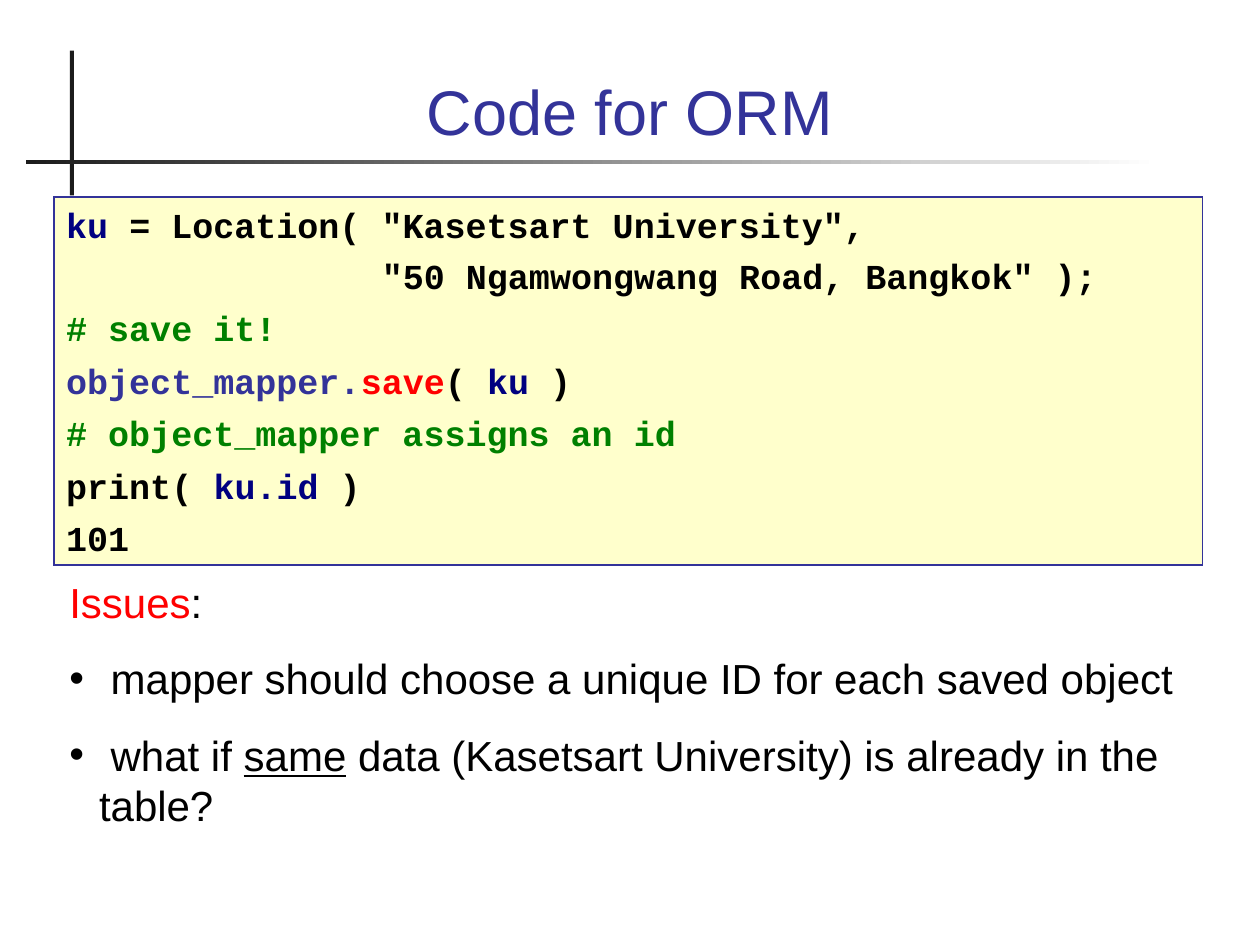
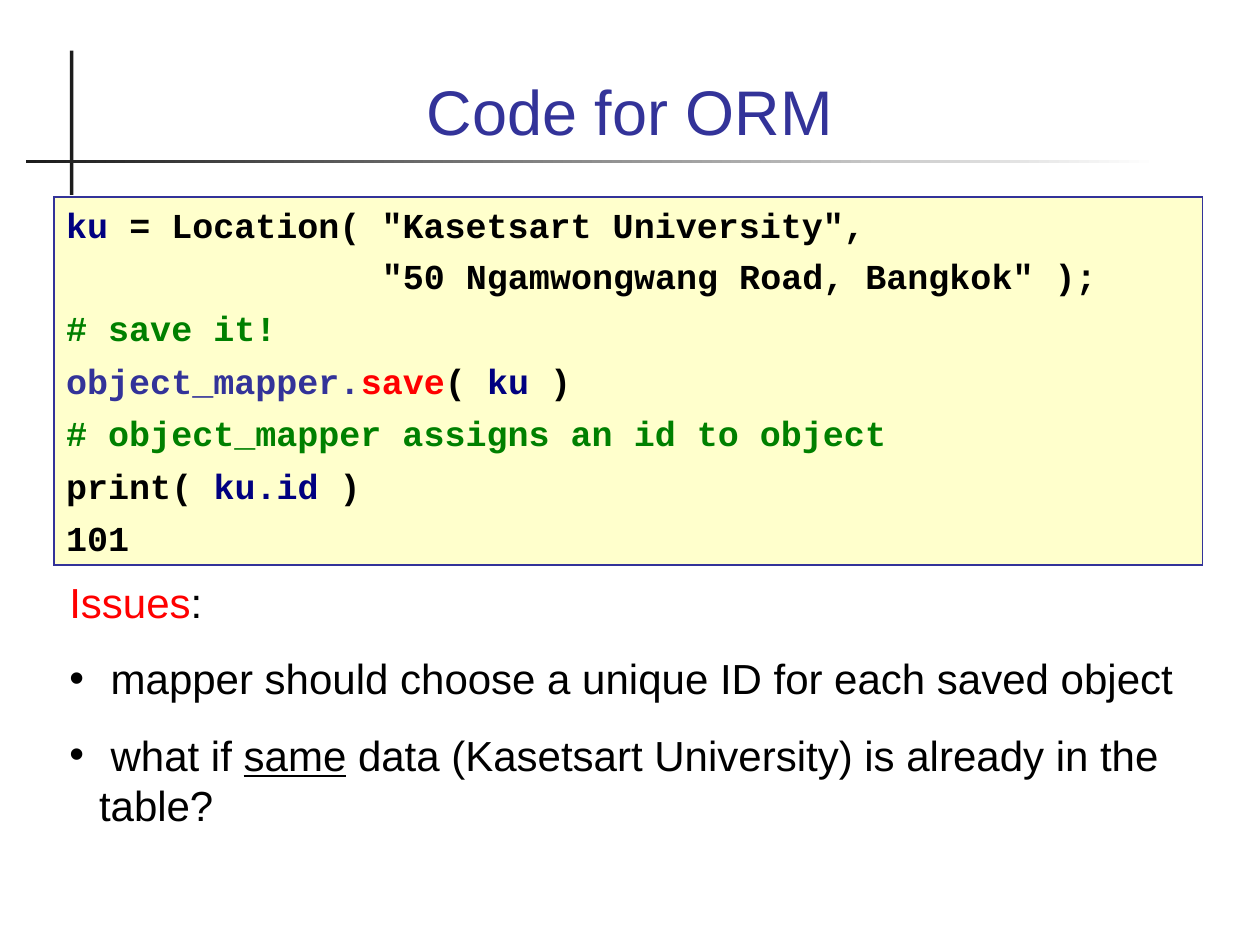
Before and after one commit to cpske/ISP, a slide deck: slide 9 of database/Persistence-and-ORM.ppt. Drawn at 1260x945 pixels with LibreOffice and Linux fonts; fonts in the diff are those of the drawing. Boxes give left, top, right and bottom in pixels: in the first picture for what was removed or moved away, otherwise in the second. Text is boxed around its words. In the diff, an @@ line names an element or a change of style, - is before the commit and + after.

```diff
--- a/database/Persistence-and-ORM.ppt
+++ b/database/Persistence-and-ORM.ppt
@@ text in rectangle at [108,422,886,454]: text changed @@
-# object_mapper assigns an id
+# object_mapper assigns an id to object
```
Also in this commit, not shown: 14 other slides changed, 3 slides added, 1 slide removed, 3 other files.
